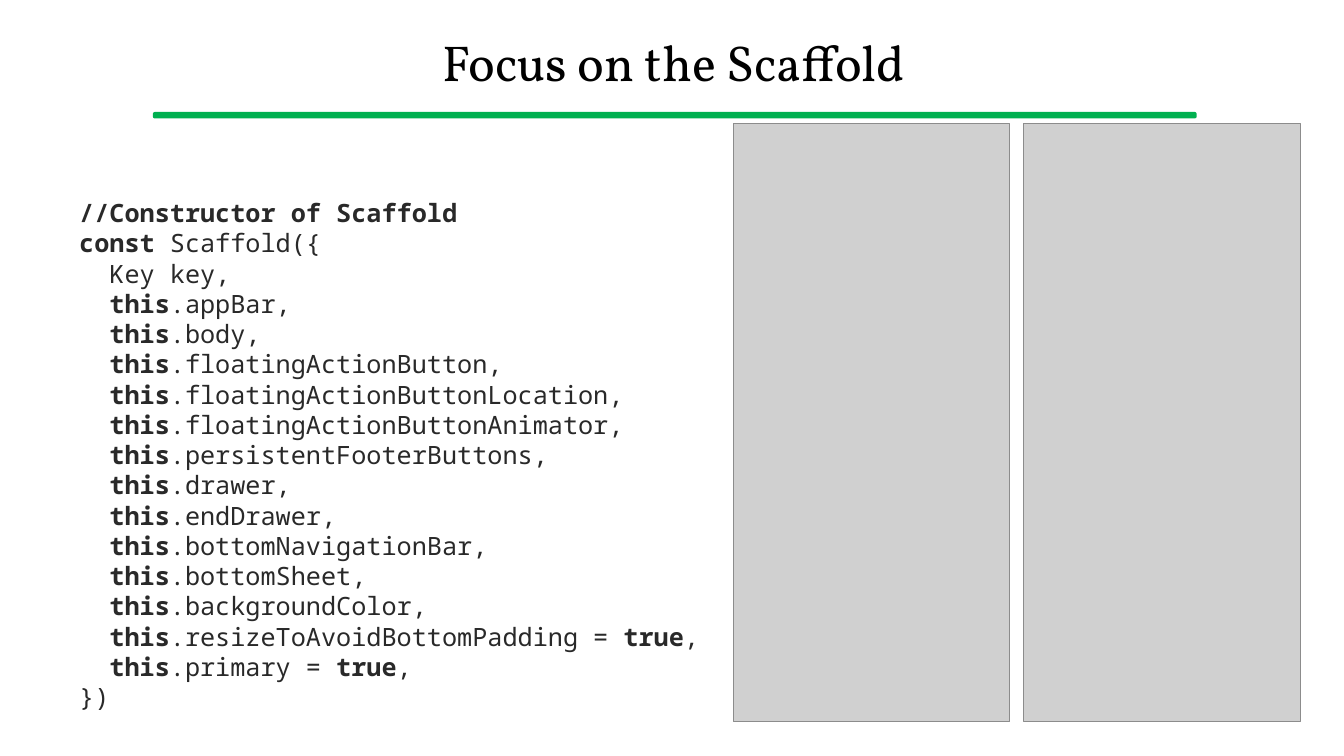
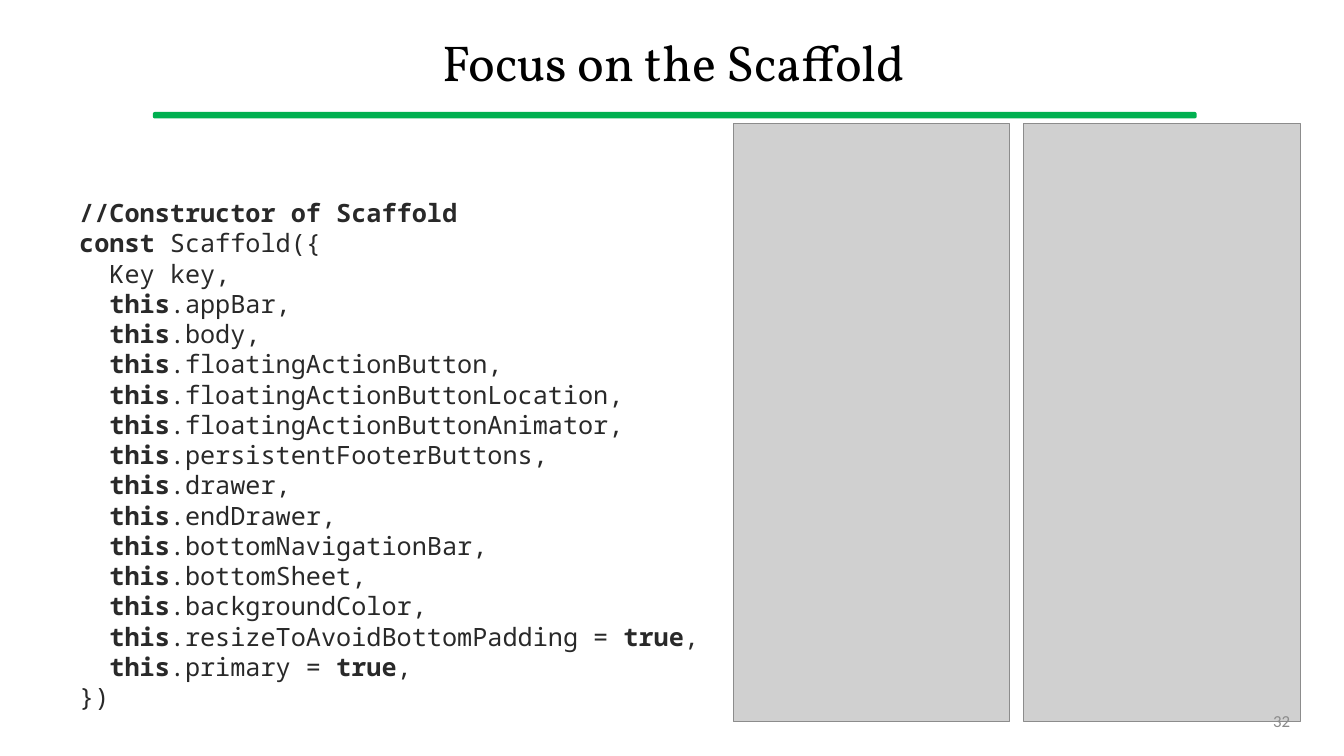
Before and after one commit to gcappon/bwthw, a slide deck: slide 32 of lab_05-understanding_ui/lab_05-understanding_ui.pptx (slide 34 before the commit). Drawn at 1344x756 pixels with LibreOffice and Linux fonts; fonts in the diff are those of the drawing; grey boxes stand for pictures. Boxes give left, top, right and bottom in pixels: in the first picture for what was removed or moved away, otherwise in the second. Text is boxed around its words. In the diff, an @@ line names an element or a change of style, - is before the commit and + after.

```diff
--- a/lab_05-understanding_ui/lab_05-understanding_ui.pptx
+++ b/lab_05-understanding_ui/lab_05-understanding_ui.pptx
@@ page number added at (x1=1273, y1=716, x2=1290, y2=732), 12 pt, text #8C8C8C @@
+32
```
Also in this commit, not shown: 53 other slides changed, 2 slides removed, 4 other files.
